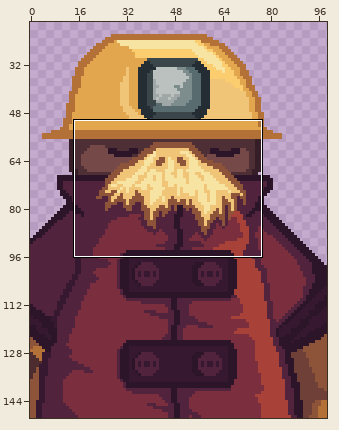
One commit to this pixel-art file: Personal_Jessica/Personaje/GanderPortrait.aseprite. Above: a wide view before the commit, with the close-up outlined.
Close-up. The starting point:
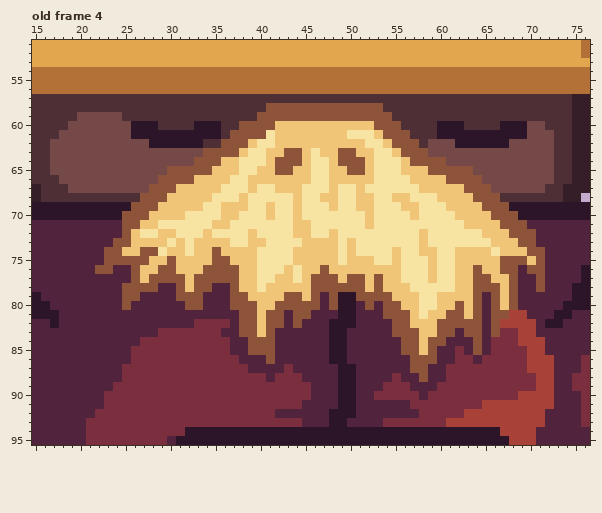
99x150 pixels, 6 frames. Colours within 5 levels of each other are drawn and written as one. Shown: old frame 4: x 15..76, y 51..95. The wide view leaves out empty margins.
The same view after the edit:
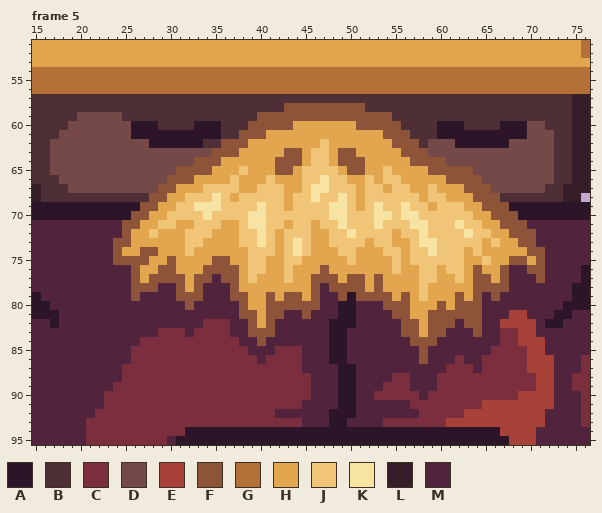
Palette (. is transparent): A #2c1529  B #4e2f35  C #7b2e3d  D #754947  E #a84239  F #8e5439  G #b47137  H #e1a64e  J #f0c577  K #f7e3a2  L #361e29  M #52233c
A new or re-ordered frame is compared with the old frame closest to it.
What changed:
frames 6 -> 7
--- frame 5 is new; against old frame 4
@@ x 15..76 @@
 57 BBBBBBBBBBBBBBBBBBBBBBBBBBBBBBBBBBBBBBBBBBBBBBBBBBBBBBBBBBBBLL
-58 BBBBBBBBBBBBBBBBBBBBBBBBBBFFFFFFFFFFFFFBBBBBBBBBBBBBBBBBBBBBLL
+58 BBBBBBBBBBBBBBBBBBBBBBBBBBBBFFFFFFFFFBBBBBBBBBBBBBBBBBBBBBBBLL
 59 BBBBBDDDDDBBBBBBBBBBBBBBBFFFFFFFFFFFFFFFBBBBBBBBBBBBBBBBBBBBLL
-60 BBBBDDDDDDDAAABBBBAAABBFFFFJJJJJJJJJJJFFFBBBBAAABBBBAAADDBBBLL
-61 BBBDDDDDDDDAAAAAAAAAABFFFFKJJJJJJJJKKKJFFFBBBAAAAAAAAAADDDBBLL
-62 BBDDDDDDDDDDDAAAAAABBFFFJKKJJJJJJJJJJKKJFFFBDDDAAAAAADDDDDBBLL
-63 BBDDDDDDDDDDDDDDDDDFFFFJKKJJFFJKJJFFJJKKJFFFDDDDDDDDDDDDDDBBLL
-64 BBDDDDDDDDDDDDDDDDFFFJJKKKJFFFJKKJFFFJKKKJFFFFDDDDDDDDDDDDBBLL
-65 BBDDDDDDDDDDDDDFFFFFJJJKKJJFFJJKKJJFFJKKKJJJFFFFFDDDDDDDDDBBLL
-66 BBBDDDDDDDDDDDFFFFJJJJKKJJJJJJJKKJJJJJKKKKJJJJFFFFDDDDDDDDBBLL
-67 LBBBDDDDDDDDDFFFJJJJJKKKJKKJJJKKKJKKJKKKKKKJJJJJFFFDDDDDDBBLLL
-68 LBBBBBBBBBBBFFFJJJJJKKKJKKKKKJKKJJKKJJKKJJKKKJJJJFFFBBBBBBBLL.
-69 AAAAAAAAAAAFFFJJJJJKKJJJKKJKKJKKKJKKJJKKKJJKKKJJJJFFFAAAAAAAAA
-70 AAAAAAAAAAFFFJJJJKKKKJJKKKJKKJKKKKKKKJKKKKJKKKKJJJJFFFAAAAAAAA
-71 MMMMMMMMMMFFJJKKKKKKJJKKKKKKKJJKKKKKKJKKKKKKKKKKJJJJFFFMMMMMMM
-72 MMMMMMMMMMFJKKJJKKKJKKKKJKKKKJJKKJKKKKKKKKKJKKKKKKJJJFFFMMMMMM
-73 MMMMMMMMMFFJJJJKJKJJJJKKJJKKKKJJJJKJKKKKKKKJKKKKKKKJJJFFMMMMMM
-74 MMMMMMMMFFJJFFKJJKJJFJJJJKKKKJJJJJKJKKKKJKKJJKKJJJJKJJJFFMMMMM
-75 MMMMMMMMFFFFFJJFJJJJFFJJJKKKKJJJJJKJJJKKJKKKJKKJJJJJFFFJFMMMMM
-76 MMMMMMMFFMMFJJFFJJJFFFFJJKKKJKJJFJJJJJJJJKKKJKKJJFJJFFMFFMMMMA
-77 MMMMMMMMMMMFJFFFFJFFFFFJJKKJJKJFFFJFFJFJJKKKJKKJJFFJJFMMFMMMMA
-78 MMMMMMMMMMFFFFMMFJFFMMFJJKJJJJJFFFFFFJFJJJKKKKKJJFFFJFMMFMMMAA
-79 AMMMMMMMMMFFMMMMFFFMMMFFJJJJFFJFMFAAFFFFJJJKKJJJJFMFJFMMMMMMAA
-80 AAMMMMMMMMFMMMMMMFFMMMFFFJJFFFFFMFAAMFMFFJJKKJJFJFMFJFMMMMMAAA
-81 AAAMMMMMMMMMMMMMMMMMMMMFFJFFMFFMMMAAMMMFFFJKJJFFJFMFFEEMMMAAMM
-82 MMAMMMMMMMMMMMMMMMCCCCMFFJFFMFMMMAAAMMMMFFJJJFFFFFMFEEEEMAAMMM
-83 MMMMMMMMMMMMMMCCCCCCCMMFFJFMMMMMMAAMMMMMFFFJJFFMFFMFCCEEMMMMMM
-84 MMMMMMMMMMMMCCCCCCCCCCMMFFFMMMMMMAAMMMMMMFFJFFMMMFMCCCEEEMMMMM
-85 MMMMMMMMMMMCCCCCCCCCCCMMFFFMMMMMMAAMMMMMMFFJFMMCMFMCCCCEEMMMMM
-86 MMMMMMMMMMMCCCCCCCCCCCCMMMFMMMMMMAAMMMMMMMFFFMMCCMCCCCCEEEMMMC
-87 MMMMMMMMMMCCCCCCCCCCCCCCMMMMCMMMMMAAMMMMMMFFMMCCCCCCCCCEEEMMMC
-88 MMMMMMMMMMCCCCCCCCCCCCCCCCMCCCMMMMAAMMMMCMMFMMCCCCCCCCCCEEMMCC
+60 BBBBDDDDDDDAAABBBBAAABBBFFFFFHHHHHHHFFFFFBBBBAAABBBBAAADDBBBLL
+61 BBBDDDDDDDDAAAAAAAAAABBFFFHHHHHHHHHHHHHFFFBBBAAAAAAAAAADDDBBLL
+62 BBDDDDDDDDDDDAAAAAABBFFFHHHHHHHHJHHHHHHHFFFBDDDAAAAAADDDDDBBLL
+63 BBDDDDDDDDDDDDDDDDDDFFFHHHHHFFHJJHFFHHHHHFFFDDDDDDDDDDDDDDBBLL
+64 BBDDDDDDDDDDDDDDDDFFFHHHHHHFFFHJJHFFFHHHHHFFFFDDDDDDDDDDDDBBLL
+65 BBDDDDDDDDDDDDDDFFFFHHHJHHHFFHJJJJHFFHHJHHHHFFFFFDDDDDDDDDBBLL
+66 BBBDDDDDDDDDDDDFFFHHHHJHHHJHHHJJKJJHHJHJJHHHHHFFFFDDDDDDDDBBLL
+67 LBBBDDDDDDDDDDFFHHHJJJJHHJJJHHJKKJJJHJJHJJHHJHHHFFFDDDDDDBBLLL
+68 LBBBBBBBBBBBBFFHHJJJKJHJJJJJHJJKJJKJHJJJJJJHJJHHHFFFBBBBBBBLL.
+69 AAAAAAAAAAAAFFHHJJKKKJJJJKJJHJJJJKKJHJKJJKJJHJJJHHFFFAAAAAAAAA
+70 AAAAAAAAAAAFFHHJJJJKJJJJKKJJJJJJJKKJJJKKJKKJJJJJJHHFFFAAAAAAAA
+71 MMMMMMMMMMFFHHJJHHJJJHHJKKJJHJJHJJKJJJKJJJKKJJJKJJHHFFFMMMMMMM
+72 MMMMMMMMMMFHHJHHHJJJHHHJJKJHJJJHHJJKJJJJHJJKJJJJKJJHHFFFMMMMMM
+73 MMMMMMMMMFFHHHHHHJJHHHHJJKJHJKJHHJJJJHJJHHJKKJJJJJHJHHFFMMMMMM
+74 MMMMMMMMMFHHFFHHHJHHHHHHJJJHJKJHHHJJHHHJJHJJKJJJHJHHHHHFFMMMMM
+75 MMMMMMMMMFFFFHHFHHHHFFHHJJHHJJHHHHHJHHHHJHJJJJJJHHJHHFFHFMMMMM
+76 MMMMMMMMMMMFHHFFHHHFFFFHJJHHJHHHFHHHHHHHJHHJJHJJHFHHFMMFFMMMMA
+77 MMMMMMMMMMMFHFFFFHFFMFFHJHHHJHHFFFHFFHFHHHHJJHHJHFFHFMMMFMMMMA
+78 MMMMMMMMMMMFFFMMFHFMMMFHHHHHHHHFMFFFFHFHHHHJHHHHHFFFFMMMMMMMAA
+79 AMMMMMMMMMMFMMMMFFFMMMFFHHFHFFHFMMFAFFFFHFHJHHHFHFMFMMMMMMMMAA
+80 AAMMMMMMMMMMMMMMMFMMMMMFHHFFFFFFMMAAMMMFFFHHHFHFFFMMMMMMMMMAAA
+81 AAAMMMMMMMMMMMMMMMMMMMMFFHFFMMFMMMAAMMMMFFHHFFFFFFMMMEEMMMAAMM
+82 MMAMMMMMMMMMMMMMMMMCCCMMFHFMMMMMMAAAMMMMMFFHFFFMFFMMEEEEMAAMMM
+83 MMMMMMMMMMMMMMCCCMCCCCMMFFFMMMMMMAAMMMMMMFFHFFMMMFMMCCEEMMMMMM
+84 MMMMMMMMMMMMCCCCCCCCCCCMMFMMMMMMMAAMMMMMMMFFFMMMMMMMCCEEEMMMMM
+85 MMMMMMMMMMMCCCCCCCCCCCCCMMMCCCMMMAAMMMMMMMMFMMMMMMMCCCCEEMMMMM
+86 MMMMMMMMMMMCCCCCCCCCCCCCCMCCCCMMMAAMMMMMMMMFMMMCMMCCCCCEEEMMMC
+87 MMMMMMMMMMCCCCCCCCCCCCCCCCCCCCMMMMAAMMMMMMMMMMCCCMCCCCCEEEMMMC
+88 MMMMMMMMMMCCCCCCCCCCCCCCCCCCCCCMMMAAMMMMCCMMMCCCCCCCCCCCEEMMCC
 89 MMMMMMMMMCCCCCCCCCCCCCCCCCCCCCCMMMAAMMMCCCMMMCCCCCCCCCCCEEMMCC
